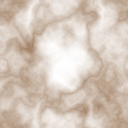
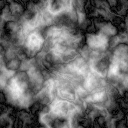
Layered file, before and after one edit (128x128). Changes by layer:
hid "Color Fill 1", blend normal → difference, painted on it over 0, 0, 128, 128
added layer "Layer 0" (difference) above "Layer 1" over 0, 0, 128, 128
